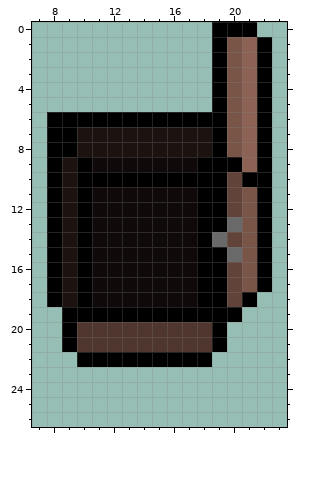
Pixel-art sprite: Q2 Project/src/objectSprites/chestOpenLeft.png. Above is the file before it was changed.
The file is 84x84 pixels, drawn in blocks of 3x3; one block is one cell here. Shown: x 7..23, y 0..26.
After the commit:
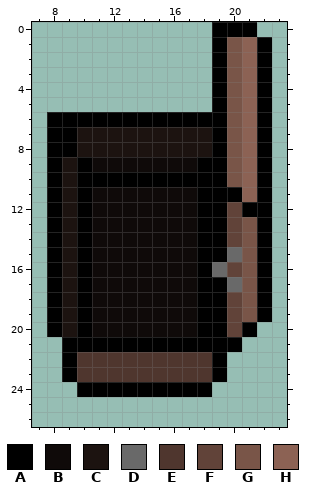
Palette (. is transparent): A #000000  B #0f0a09  C #1c1310  D #696969  E #4f362e  F #614339  G #795548  H #8c6254
The commit says: added chests, will add items later
Diff:
@@ x 7..23 @@
  8 .AACCCCCCCCCAGHA.
- 9 .ACABBBBBBBAAAHA.
-10 .ACAAAAAAAAAAFAA.
-11 .ACABBBBBBBAAFGA.
-12 .ACABBBBBBBAAFGA.
-13 .ACABBBBBBBAADGA.
-14 .ACABBBBBBBADFGA.
+ 9 .ACABBBBBBBAAGHA.
+10 .ACAAAAAAAAAAGHA.
+11 .ACABBBBBBBAAAHA.
+12 .ACABBBBBBBAAFAA.
+13 .ACABBBBBBBAAFGA.
+14 .ACABBBBBBBAAFGA.
 15 .ACABBBBBBBAADGA.
-16 .ACABBBBBBBAAFGA.
-17 .ACABBBBBBBAAFGA.
-18 .ACABBBBBBBAAFA..
-19 ..AAAAAAAAAAAA...
-20 ..AEEEEEEEEEA....
-21 ..AEEEEEEEEEA....
-22 ...AAAAAAAAA.....
-23 .................
-24 .................
+16 .ACABBBBBBBADFGA.
+17 .ACABBBBBBBAADGA.
+18 .ACABBBBBBBAAFGA.
+19 .ACABBBBBBBAAFGA.
+20 .ACABBBBBBBAAFA..
+21 ..AAAAAAAAAAAA...
+22 ..AEEEEEEEEEA....
+23 ..AEEEEEEEEEA....
+24 ...AAAAAAAAA.....
 25 .................
Boxes around the changes in both pictures, in picture pixels (x1, y1, x2, y2):
changed: (47, 157, 272, 397)
